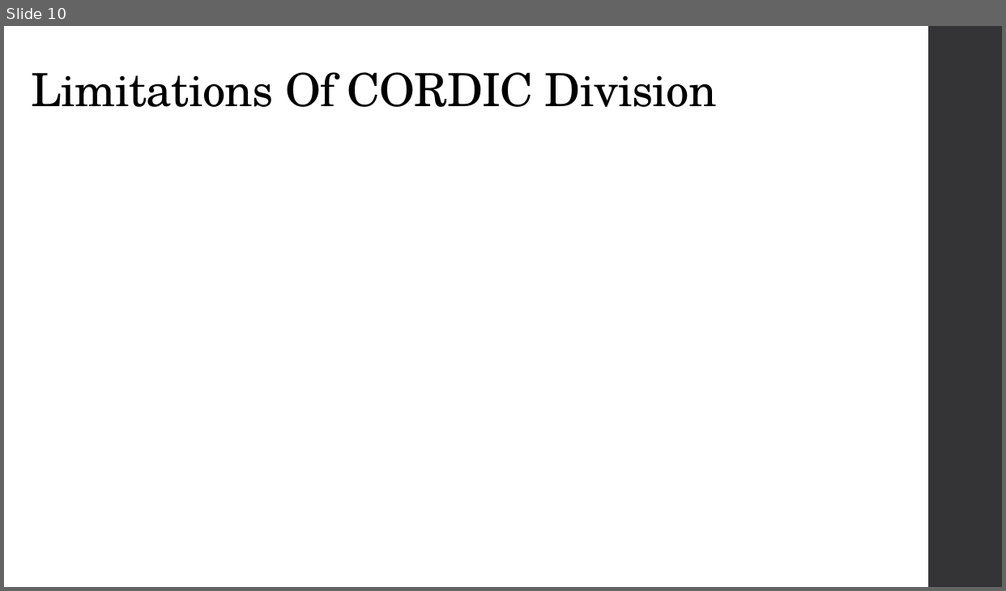
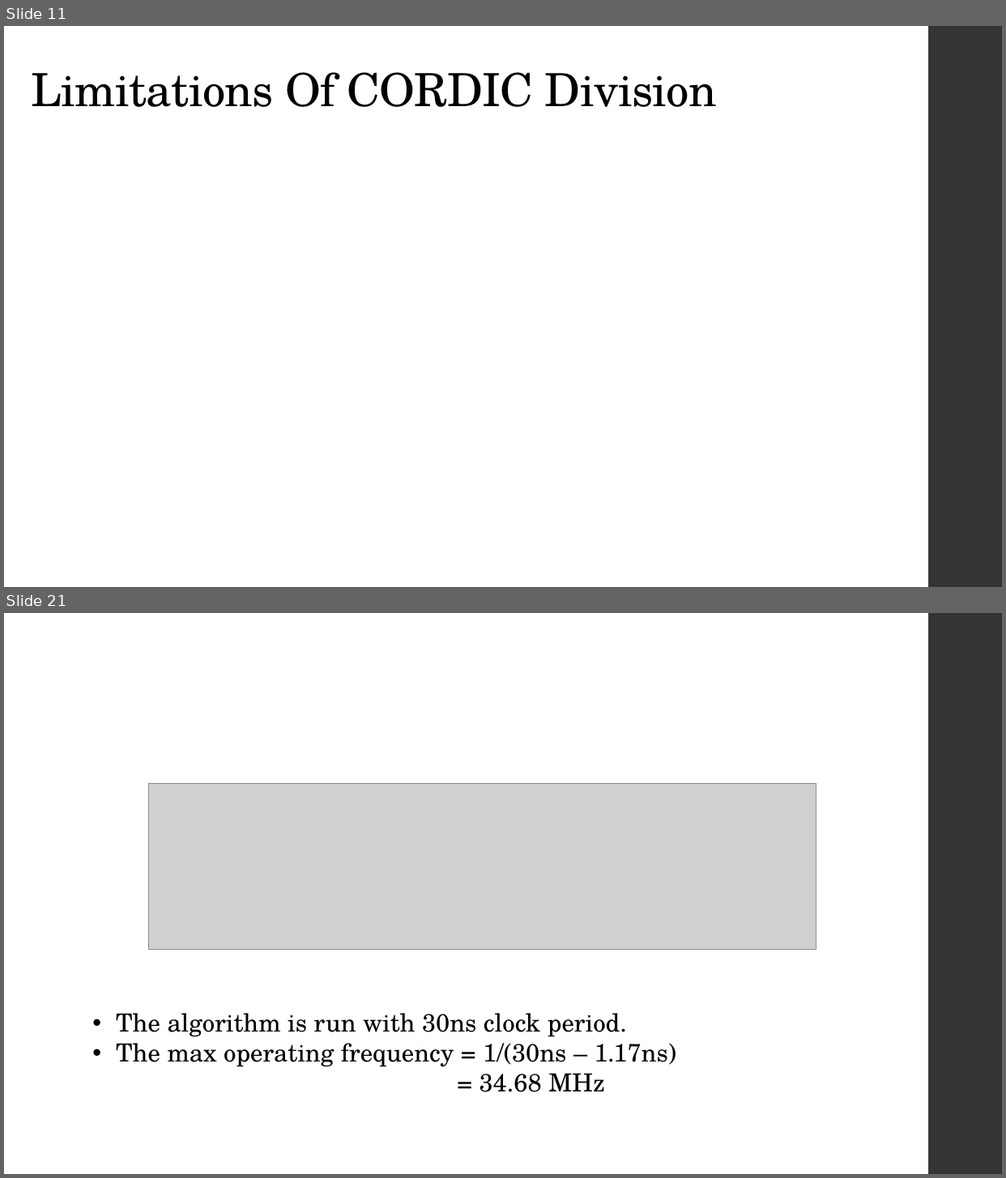
Before and after one commit to GuhanRajasekar/FPGA_course_assignments, a slide deck: Mini_Project/Demo_PPT.pptx. Shown one above the other, each under a label of ours: slide 10 before the commit, slides 11 and 21 after it; the slides between them are not shown. The pictures are 1006x591 and 1006x1178 pixels, drawn with LibreOffice and Linux fonts; fonts in the diff are those of the drawing; grey boxes stand for pictures. Boxes give left, top, right and bottom in pixels: in the first picture for what was removed or moved away, otherwise in the second. Text is boxed around its words. In the diff, an @@ line names an element or a change of style, - is before the commit and + after.

```diff
--- a/Mini_Project/Demo_PPT.pptx
+++ b/Mini_Project/Demo_PPT.pptx
@@ slide 21 added at (x1=4, y1=613, x2=1002, y2=1174), background #FFFFFF; not listed: 1 template element that a slide beside it also shows @@
@@ picture added at (x1=148, y1=784, x2=816, y2=950) @@
@@ text added at (x1=116, y1=1013, x2=676, y2=1093), 24 pt, text #000000 @@
+• The algorithm is run with 30ns clock period.
+• The max operating frequency = 1/(30ns – 1.17ns)
+                = 34.68 MHz
@@ what was slide 10 is now slide 11 @@
```
Also in this commit, not shown: 3 slides changed, 14 other slides added.
